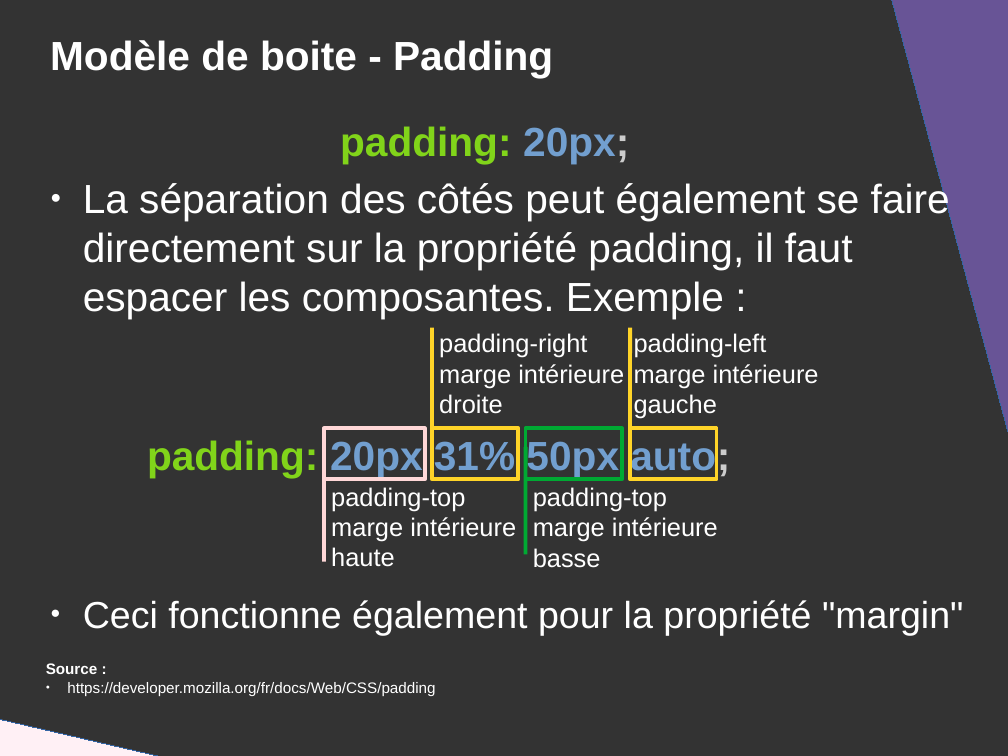
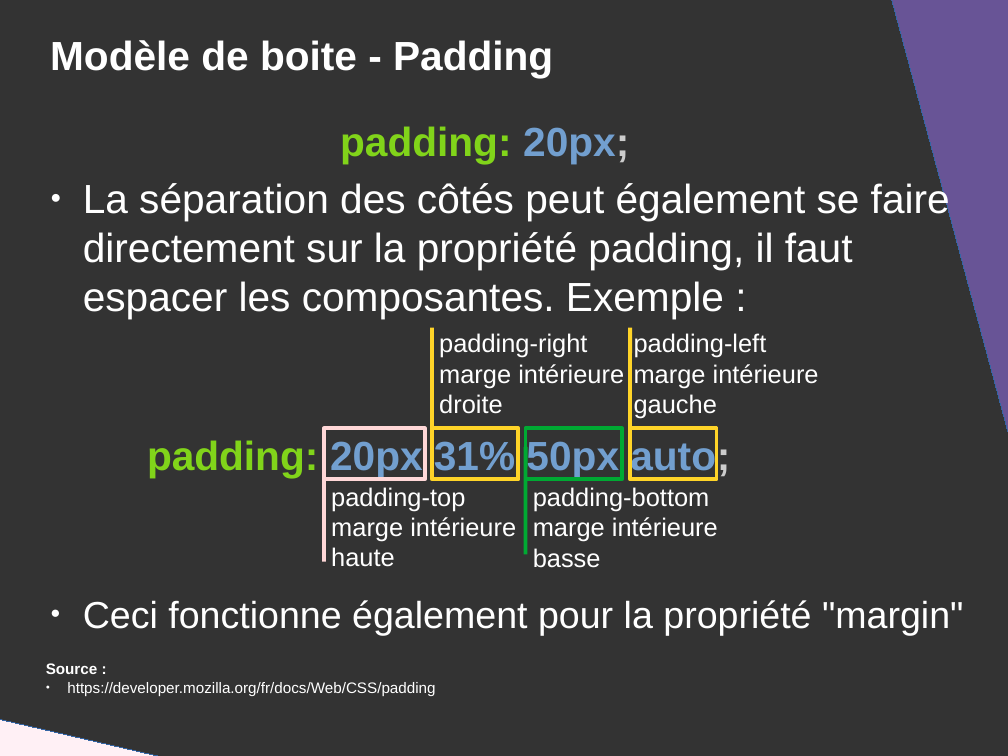
Before and after one commit to DanYellow/presentations, a slide deck: slide 31 of mmi/html/travaux-pratiques/numero-2/presentation.odp. Drawn at 1008x756 pixels with LibreOffice and Linux fonts; fonts in the diff are those of the drawing. Boxes give left, top, right and bottom in pixels: in the first picture for what was removed or moved away, otherwise in the second. Text is boxed around its words. In the diff, an @@ line names an element or a change of style, - is before the commit and + after.

```diff
--- a/mmi/html/travaux-pratiques/numero-2/presentation.odp
+++ b/mmi/html/travaux-pratiques/numero-2/presentation.odp
@@ title at <box>533,487,718,568</box>: text changed @@
-padding-top
-marge intérieure basse
+padding-bottom
+marge intérieure basse
```
Also in this commit, not shown: 6 other slides changed, 8 other files.
